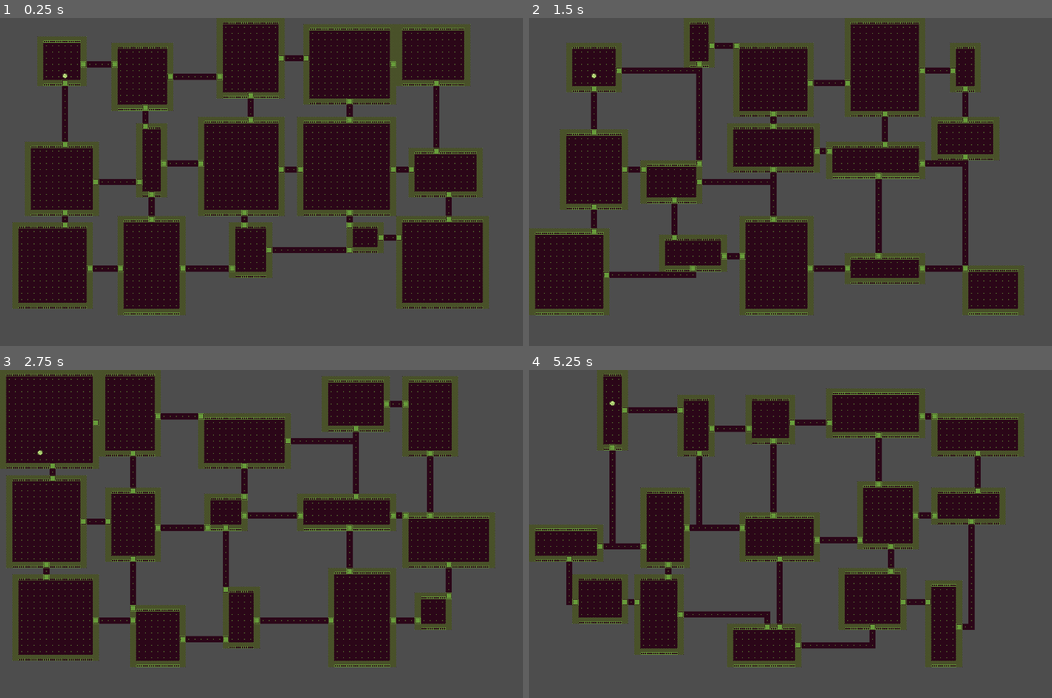
Above: before the commit, frames 1-4 (two rows, left to right).
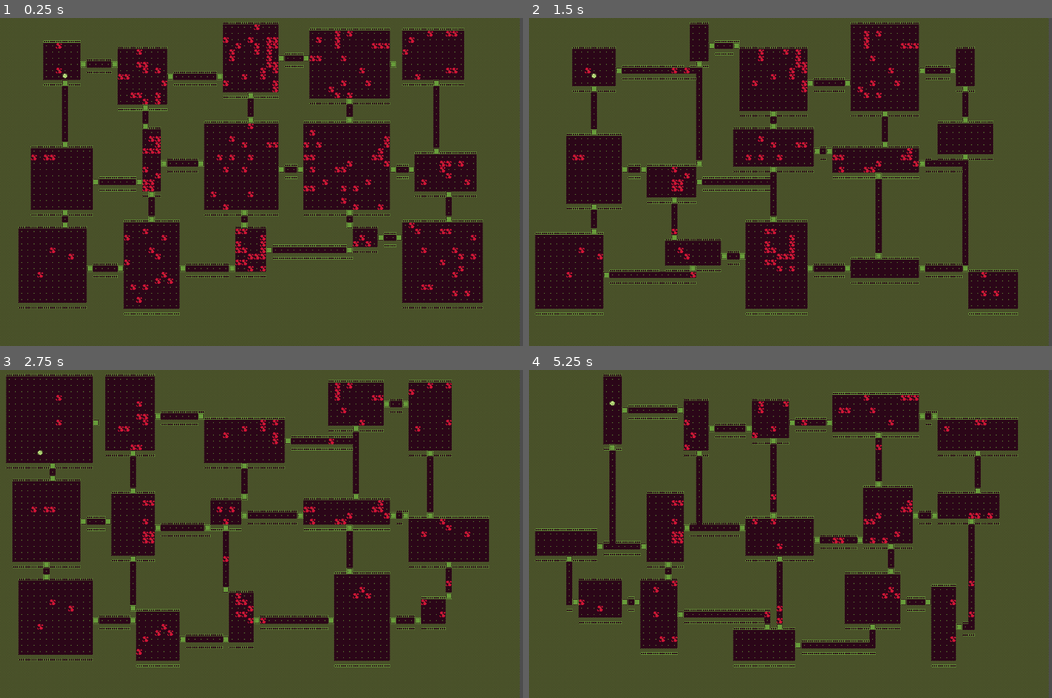
Above: after the commit, the same moments.

Repository: EmilBabazade/rouge-cleaner
Game: Godot game, scene res://scenes/main/main.tscn
The game is run twice, just before and just after one commit, with the same random seed, the same clock (stepped at 60 frames per second) and the same inputs.
Inputs:
- Up to frame 1 (0.25 s): no input
- Up to frame 2 (1.5 s): tap Enter at 0.5 s; hold D (right) 0.53-1.28 s; tap R (generate) at 0.6, 1.35 s; tap Space at 1.25 s; hold S (down) from 1.28 s (still down)
- Up to frame 3 (2.75 s): tap Enter at 2 s; release S (down) at 2.03 s; hold D (right) from 2.03 s (still down); tap R (generate) at 2.1 s
- Up to frame 4 (5.25 s): tap Space at 2.75, 4.25 s; release D (right) at 2.78 s; hold W (up) 2.78-3.53 s; tap R (generate) every 0.75 s from 2.85 to 5.1 s; tap Enter at 3.5 s; hold A (left) 3.53-5.03 s; hold S (down) from 5.03 s (still down)

The runs differ from the first frame. In frame 1, 53% of the frame differs, in the area x 0-100%, y 0-100%; in frame 2, 62%; in frame 3, 56%; in frame 4, 67%.

Commit message:
fill the rest of the world with walls

Diff:
--- a/project.godot
+++ b/project.godot
@@ -79,6 +79,7 @@
 2d_physics/layer_1="player"
 2d_physics/layer_2="walls"
 2d_physics/layer_3="doors"
+2d_physics/layer_4="dirt"
 
 [rendering]
 
--- /dev/null
+++ b/scenes/dirt/dirt.gd
@@ -0,0 +1,2 @@
+extends Area2D
+class_name Dirt
--- /dev/null
+++ b/scenes/dirt/dirt.tscn
@@ -0,0 +1,19 @@
+[gd_scene load_steps=4 format=3 uid="uid://dg8cyg0djkuh5"]
+
+[ext_resource type="Script" uid="uid://dwjxi4nothoht" path="res://scenes/dirt/dirt.gd" id="1_phdf4"]
+[ext_resource type="Texture2D" uid="uid://dv1irglnnfaw6" path="res://assets/tileset/blood.png" id="1_urtws"]
+
+[sub_resource type="RectangleShape2D" id="RectangleShape2D_urtws"]
+size = Vector2(16, 16)
+
+[node name="Dirt" type="Area2D" groups=["dirt"]]
+collision_layer = 8
+collision_mask = 9
+script = ExtResource("1_phdf4")
+
+[node name="Sprite2D" type="Sprite2D" parent="."]
+scale = Vector2(0.5, 0.5)
+texture = ExtResource("1_urtws")
+
+[node name="CollisionShape2D" type="CollisionShape2D" parent="."]
+shape = SubResource("RectangleShape2D_urtws")
--- a/scenes/main/main.gd
+++ b/scenes/main/main.gd
@@ -26,6 +26,9 @@
 @onready var player_scene := preload("res://scenes/player/player.tscn")
 var player: Player = null
 var rooms: Array[Rect2i] = []
+
+@onready var dirt_scene:PackedScene = preload("res://scenes/dirt/dirt.tscn")
+@onready var dirt_holder := $DirtHolder
 
 func _ready() -> void:
 	player = player_scene.instantiate() as Player
@@ -33,7 +36,9 @@
 	var vp := get_viewport().get_visible_rect().size
 	screen_size = Vector2i(int(vp.x / tile_size), int(vp.y / tile_size))
 	generate()
-
+	generate_dirts()
+
+# add the player to the scene in a random room
 func instantiate_player() -> void:
 	var room := rooms[0]
 #	generate player in a random coord in first room
@@ -43,10 +48,40 @@
 	)
 	player.global_position = floor_layer.map_to_local(cell)
 
+# generate 0 to minimum room area number of dirts in every room
+func generate_dirts() -> void:
+	var max_dirt_count := min_size.x * min_size.y
+	for r in rooms:
+		for i in randi_range(0, max_dirt_count):
+			var dirt := dirt_scene.instantiate() as Dirt
+			dirt.global_position = get_random_dirt_coords(r)
+			var attempts := max_dirt_count * 10
+			while dirt_collides_with_others(dirt) and attempts > 0:
+				dirt.global_position = get_random_dirt_coords(r)
+			if !dirt_collides_with_others(dirt):
+				dirt_holder.add_child(dirt)
+
+# get random dirt coordinates in a room
+func get_random_dirt_coords(r: Rect2i) -> Vector2:
+	var coord := Vector2i(-1,-1)
+	coord.x = randi_range(r.position.x + 1, r.position.x + r.size.x - 2)
+	coord.y = randi_range(r.position.y + 1, r.position.y + r.size.y - 2)
+	var local := floor_layer.map_to_local(coord)
+	return to_global(local)
+
+# check if dirt is on top of any other dirt
+func dirt_collides_with_others(d: Dirt) -> bool:
+	for other in d.get_overlapping_areas():
+		if other.is_in_group('dirt'):
+			return true
+	return false
+
 func _process(_delta: float) -> void:
+# regenerate room when r is pressed
 	if Input.is_action_just_pressed("generate"):
 		generate()
 
+# generate rooms and corridors
 func generate() -> void:
 	rooms = []
 	var rooms_grid: Array[Vector2i] = []
@@ -92,9 +127,25 @@
 		carve_room(r)
 	carve_corridors(corridors)
 	instantiate_player()
-
+	generate_walls()
+
+# fill the rest of the map with walls
+func generate_walls() -> void:
+	for x in screen_size.x:
+		for y in screen_size.y:
+			var coord := Vector2i(x,y)
+			if (floor_layer.get_cell_source_id(coord) == -1
+				and wall_layer.get_cell_source_id(coord) == -1):
+					var above := Vector2i(coord.x, coord.y - 1)
+					var below := Vector2i(coord.x, coord.y + 1)
+					if (floor_layer.get_cell_source_id(above) != -1 or
+						floor_layer.get_cell_source_id(below) != -1):
+						wall_layer.set_cell(coord, wall_source, wall_coords_hor, wall_alt)
+					else:
+						wall_layer.set_cell(coord, wall_source, wall_coords_vert, wall_alt)
+
+# generate corridors between rooms
 func generate_corridor(room: Rect2i, room_below: Rect2i, room_right: Rect2i) -> Array[Vector2i]:
-#	TODO THIS IS SHIT DONT MAKE IT WALK OVER WALLS
 	var corridor: Array[Vector2i] = []
 	# sentinel check (you pass -1 rects when missing neighbor)
 	var has_below := room_below.size.x > 0 and room_below.size.y > 0
@@ -127,6 +178,7 @@
 			corridor.append(current)
 	return corridor
 
+# check if coord intersects with a wall
 func intersects_wall(c: Vector2i) -> bool:
 	return wall_layer.get_cell_source_id(c) != -1
 
@@ -147,7 +199,7 @@
 
 	return Vector2i(max_x, max_y)
 
-
+# generate a room in section
 func generate_room(section_origin: Vector2i) -> Rect2i:
 	var width := randi_range(min_size.x, max_size.x)
 	var height := randi_range(min_size.y, max_size.y)
@@ -163,6 +215,7 @@
 
 	return Rect2i(x, y, width, height)
 
+# place floor tiles surrounded by walls
 func carve_room(room: Rect2i) -> void:
 #	put floor tiles x0+1 to x1 - 1 and y0 + 1 to y1 - 1
 #   put horizontal wall tiles x0 to x1 at y0 and same at y1
@@ -202,6 +255,7 @@
 		elif floor_layer.get_cell_source_id(corridors[i]) == -1:
 			floor_layer.set_cell(corridors[i], floor_source, floor_coords, floor_alt)
 
+# check if wall is in the corner of room
 func is_corner(coords: Vector2i) -> bool:
 	var top_left := wall_layer.get_cell_atlas_coords(Vector2i(coords.x - 1, coords.y - 1))
 	var top := wall_layer.get_cell_atlas_coords(Vector2i(coords.x, coords.y - 1))
--- a/scenes/main/main.tscn
+++ b/scenes/main/main.tscn
@@ -37,6 +37,8 @@
 [node name="FloorLayer" type="TileMapLayer" parent="."]
 tile_set = SubResource("TileSet_l3cfh")
 
+[node name="DirtHolder" type="Node2D" parent="."]
+
 [node name="WallLayer" type="TileMapLayer" parent="."]
 tile_map_data = PackedByteArray("AAABAAEAAAAAAAQAAAABAAIAAAAAAAQAAAABAAMAAAAAAAQAAAABAAQAAAAAAAQAAAABAAUAAAAAAAQAAAABAA …(240 unchanged characters)…
 tile_set = SubResource("TileSet_k2fmo")
--- a/scenes/player/player.tscn
+++ b/scenes/player/player.tscn
@@ -4,7 +4,7 @@
 [ext_resource type="Script" uid="uid://btwxg05tirda7" path="res://scenes/player/player.gd" id="1_dovo2"]
 
 [sub_resource type="RectangleShape2D" id="RectangleShape2D_dovo2"]
-size = Vector2(6, 14)
+size = Vector2(8, 8)
 
 [node name="Player" type="AnimatableBody2D"]
 collision_mask = 6
@@ -16,6 +16,6 @@
 texture = ExtResource("1_8afob")
 
 [node name="CollisionShape2D" type="CollisionShape2D" parent="."]
-position = Vector2(9.930833e-09, -1.1920929e-07)
+position = Vector2(-1.1920929e-07, -2)
 rotation = 1.5707964
 shape = SubResource("RectangleShape2D_dovo2")
Binary file added: assets/tileset/blood.png
Not shown, added: assets/tileset/blood.png.import
Binary file added: assets/tileset/dirt.ase
Not shown, added: scenes/dirt/dirt.gd.uid
